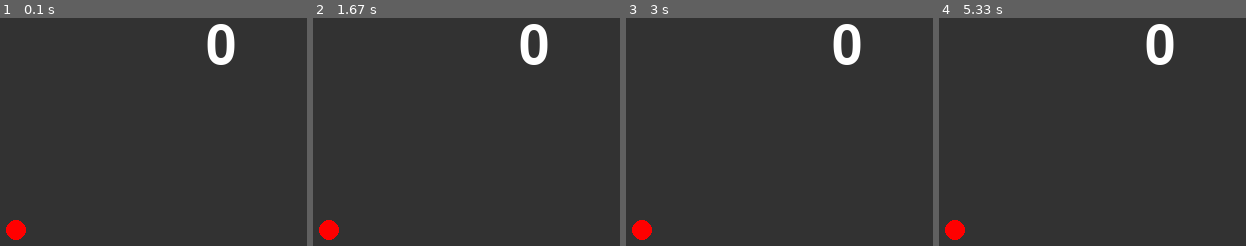
Above: before the commit, frames 1-4 (left to right).
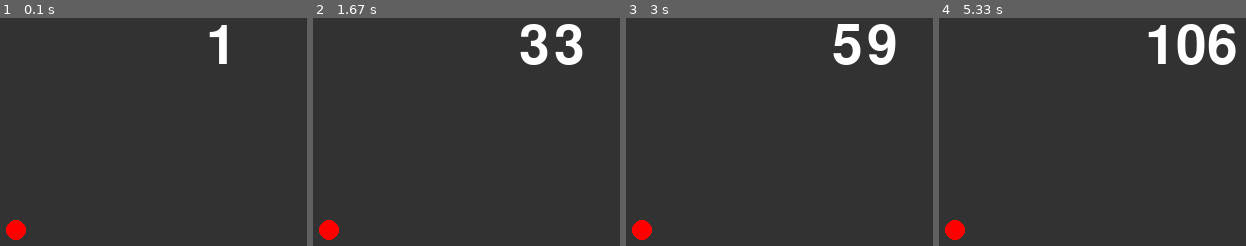
Above: after the commit, the same moments.

Repository: c0b2310742/ProjExD_1
Game: pygame game, started from pygame_system.py
The game is run twice, just before and just after one commit, with the same random seed, the same clock (stepped at 60 frames per second) and the same inputs.
Inputs:
- Up to frame 1 (0.1 s): no input
- Up to frame 2 (1.67 s): no input
- Up to frame 3 (3 s): no input
- Up to frame 4 (5.33 s): no input

The runs differ from the first frame. In frame 1, 1.1% of the frame differs, in the area x 67-77%, y 2-21%; in frame 2, 1.5%; in frame 3, 1.6%; in frame 4, 3.2%, in the area x 67-97%, y 2-21%.

Commit message:
FPS変更

Diff:
--- a/pygame_system.py
+++ b/pygame_system.py
@@ -26,7 +26,7 @@
         screen.blit(enn, [100, 400])
         pg.display.update()
         tmr += 1
-        clock.tick(0.1)
+        clock.tick(20)
 
 
 if __name__ == "__main__":
